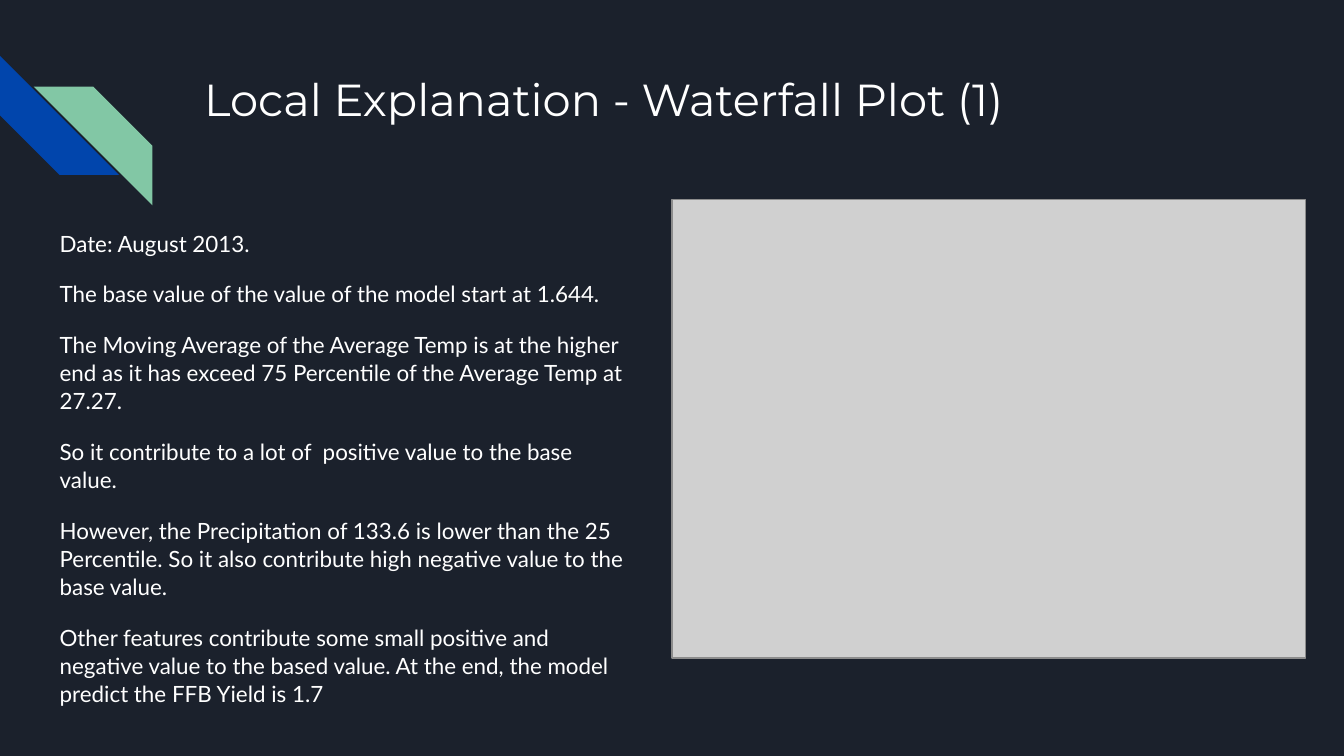
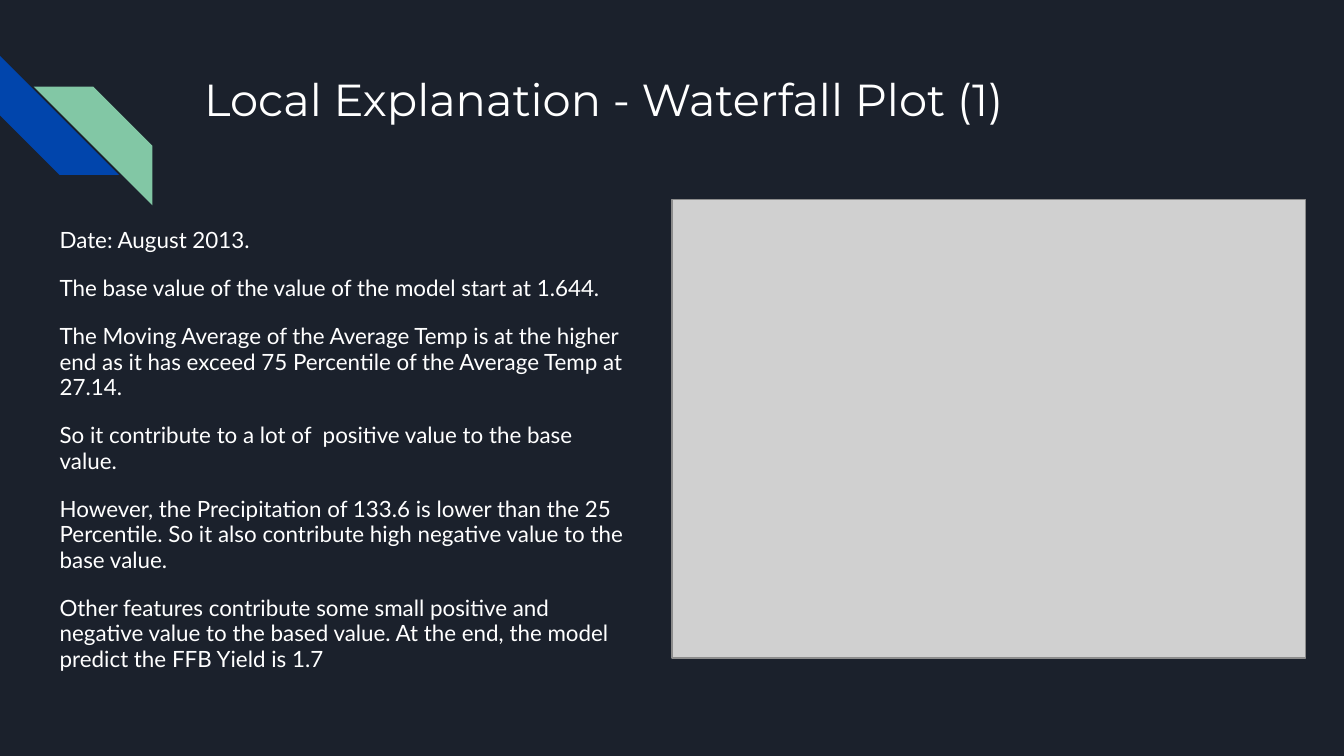
Before and after one commit to jingxianho/acedigital_q2, a slide deck: slide 20 of Ace Digital Technical Assessment Q2.pptx (slide 19 before the commit). Drawn at 1344x756 pixels with LibreOffice and Linux fonts; fonts in the diff are those of the drawing; grey boxes stand for pictures. Boxes give left, top, right and bottom in pixels: in the first picture for what was removed or moved away, otherwise in the second. Text is boxed around its words. In the diff, an @@ line names an element or a change of style, - is before the commit and + after.

```diff
--- a/Ace Digital Technical Assessment Q2.pptx
+++ b/Ace Digital Technical Assessment Q2.pptx
@@ text at bbox=[60, 231, 623, 671]: line spacing 1.05 to 0.95 @@
@@ text at bbox=[60, 327, 622, 395]: text changed @@
-The Moving Average of the Average Temp is at the higher end as it has exceed 75 Percentile of the Average Temp at 27.27.
+The Moving Average of the Average Temp is at the higher end as it has exceed 75 Percentile of the Average Temp at 27.14.
```
Also in this commit, not shown: 2 other slides changed, 1 slide added.
